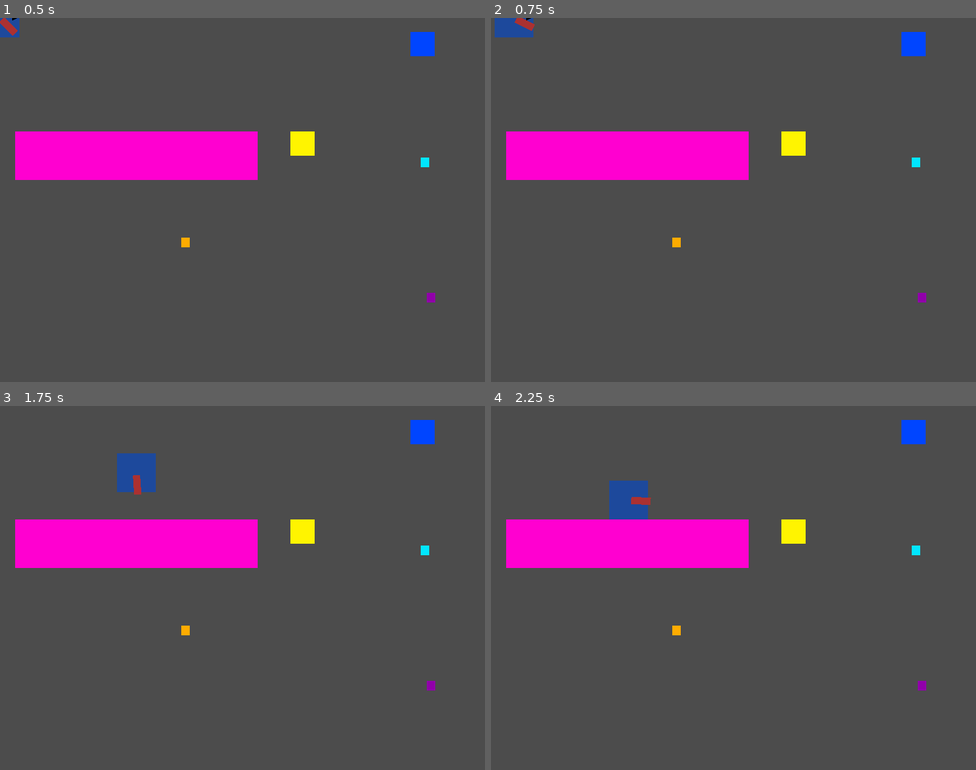
Above: before the commit, frames 1-4 (two rows, left to right).
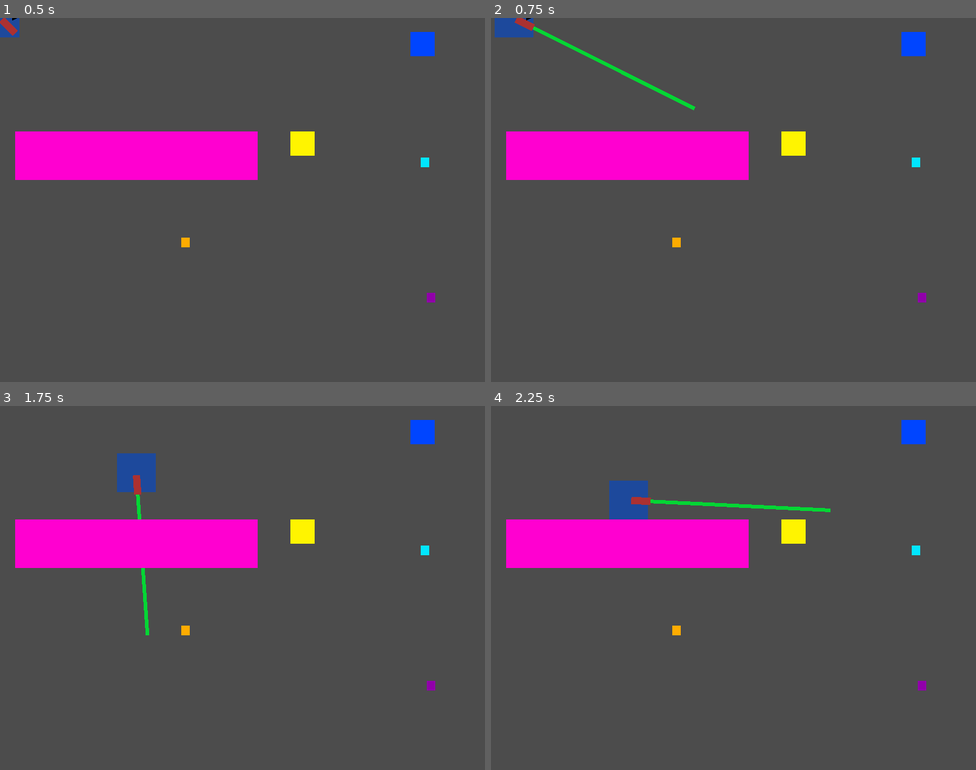
Above: after the commit, the same moments.

Repository: Hackerspace-IFUSP/Crossover_Jam_2021
Game: Godot game, scene res://Scenes/Game.tscn
The game is run twice, just before and just after one commit, with the same random seed, the same clock (stepped at 60 frames per second) and the same inputs.
Inputs (mouse positions are in pixels of both pictures, inside the frame that each line leads up to):
- Up to frame 1 (0.5 s): no input
- Up to frame 2 (0.75 s): tap Enter at 0.5 s; move the mouse to (840, 181) at 0.52 s; hold Right (ui_right) from 0.53 s (still down); click (840, 181) at 0.6 s
- Up to frame 3 (1.75 s): move the mouse to (145, 606) at 1.27 s; release Right (ui_right) at 1.28 s; hold Down (ui_down) from 1.28 s (still down); tap Space (dash) at 1.35 s; click (145, 606) at 1.55 s
- Up to frame 4 (2.25 s): move the mouse to (782, 507) at 2.02 s; release Down (ui_down) at 2.03 s; hold Right (ui_right) from 2.03 s (still down); click (782, 507) at 2.1 s

Frame 1 is identical in both runs. In frame 2, 0.4% of the frame differs, in the area x 8-43%, y 2-26%; in frame 3, 0.2%; in frame 4, 0.4%.

Commit message:
laser_update

Diff:
--- a/Scenes/Game.tscn
+++ b/Scenes/Game.tscn
@@ -9,9 +9,68 @@
 extents = Vector2( 31.8504, 31.8535 )
 
 [sub_resource type="RectangleShape2D" id=2]
+extents = Vector2( 18.8954, 3.25718 )
+
+[sub_resource type="Animation" id=3]
+resource_name = "event"
+length = 0.3
+tracks/0/type = "value"
+tracks/0/path = NodePath("beam:scale")
+tracks/0/interp = 1
+tracks/0/loop_wrap = true
+tracks/0/imported = false
+tracks/0/enabled = true
+tracks/0/keys = {
+"times": PoolRealArray( 0, 0.2 ),
+"transitions": PoolRealArray( 1, 1 ),
+"update": 0,
+"values": [ Vector2( 1, 1 ), Vector2( 10, 1 ) ]
+}
+tracks/1/type = "value"
+tracks/1/path = NodePath("beam:position")
+tracks/1/interp = 1
+tracks/1/loop_wrap = true
+tracks/1/imported = false
+tracks/1/enabled = true
+tracks/1/keys = {
+"times": PoolRealArray( 0, 0.2 ),
+"transitions": PoolRealArray( 1, 1 ),
+"update": 0,
+"values": [ Vector2( 30, 0 ), Vector2( 220, 0 ) ]
+}
+
+[sub_resource type="Animation" id=4]
+resource_name = "event2"
+length = 0.3
+tracks/0/type = "value"
+tracks/0/path = NodePath("beam:position")
+tracks/0/interp = 1
+tracks/0/loop_wrap = true
+tracks/0/imported = false
+tracks/0/enabled = true
+tracks/0/keys = {
+"times": PoolRealArray( 0, 0.3 ),
+"transitions": PoolRealArray( 1, 1 ),
+"update": 0,
+"values": [ Vector2( 220, 0 ), Vector2( 30, 0 ) ]
+}
+tracks/1/type = "value"
+tracks/1/path = NodePath("beam:scale")
+tracks/1/interp = 1
+tracks/1/loop_wrap = true
+tracks/1/imported = false
+tracks/1/enabled = true
+tracks/1/keys = {
+"times": PoolRealArray( 0, 0.3 ),
+"transitions": PoolRealArray( 1, 1 ),
+"update": 0,
+"values": [ Vector2( 10, 1 ), Vector2( 1e-05, 1 ) ]
+}
+
+[sub_resource type="RectangleShape2D" id=5]
 extents = Vector2( 21.1299, 20.8621 )
 
-[sub_resource type="GDScript" id=3]
+[sub_resource type="GDScript" id=6]
 script/source = "extends Area2D
 
 
@@ -77,10 +136,39 @@
 
 [node name="laser" type="Node2D" parent="Player"]
 
+[node name="beam" type="Area2D" parent="Player/laser"]
+position = Vector2( 30, 0 )
+scale = Vector2( 1e-05, 1 )
+collision_layer = 32
+collision_mask = 0
+
+[node name="ColorRect" type="ColorRect" parent="Player/laser/beam"]
+anchor_left = 0.5
+anchor_top = 0.5
+anchor_right = 0.5
+anchor_bottom = 0.5
+margin_left = -20.0
+margin_top = -3.0
+margin_right = 20.0
+margin_bottom = 3.0
+grow_horizontal = 2
+grow_vertical = 2
+color = Color( 0.0196078, 0.843137, 0.207843, 1 )
+__meta__ = {
+"_edit_use_anchors_": false
+}
+
+[node name="CollisionShape2D" type="CollisionShape2D" parent="Player/laser/beam"]
+shape = SubResource( 2 )
+
 [node name="Laser" type="Sprite" parent="Player/laser"]
 position = Vector2( 20, 0 )
 rotation = 1.5708
 texture = ExtResource( 1 )
+
+[node name="anim" type="AnimationPlayer" parent="Player/laser"]
+anims/event = SubResource( 3 )
+anims/event2 = SubResource( 4 )
 
 [node name="dash_timer" type="Timer" parent="Player"]
 one_shot = true
--- a/Scripts/Player.gd
+++ b/Scripts/Player.gd
@@ -20,14 +20,14 @@
 	pass
 
 func _physics_process(delta):
+
 	##Funções do body
 	move(delta)
-
-
 
 	##Aplicar mudanças:
 	if changes == true:
 		upgrades()
+
 
 	#Funções Dash
 	dash()
@@ -36,7 +36,7 @@
 
 	##Funções do laser
 	$laser.look_at(get_global_mouse_position())
-
+	laser()
 
 	##Funções do granadeiro
 
@@ -102,6 +102,13 @@
 		$dash_timer.start()
 
 
+func laser():
+	if Input.is_action_just_pressed("shoot"):
+		$laser/anim.play("event")
+
+	elif Input.is_action_just_released("shoot"):
+		$laser/anim.play("event2")
+
 
 func upgrades():
 	if boat == true:
--- a/project.godot
+++ b/project.godot
@@ -55,6 +55,11 @@
 "events": [ Object(InputEventKey,"resource_local_to_scene":false,"resource_name":"","device":0,"alt":false,"shift":false,"control":false,"meta":false,"command":false,"pressed":false,"scancode":32,"unicode":0,"echo":false,"script":null)
  ]
 }
+shoot={
+"deadzone": 0.5,
+"events": [ Object(InputEventMouseButton,"resource_local_to_scene":false,"resource_name":"","device":0,"alt":false,"shift":false,"control":false,"meta":false,"command":false,"button_mask":0,"position":Vector2( 0, 0 ),"global_position":Vector2( 0, 0 ),"factor":1.0,"button_index":1,"pressed":false,"doubleclick":false,"script":null)
+ ]
+}
 
 [layer_names]
 
@@ -63,6 +68,7 @@
 2d_physics/layer_3="Wall"
 2d_physics/layer_4="Lake"
 2d_physics/layer_5="Patched"
+2d_physics/layer_6="laser"
 
 [physics]
 
Not shown: 9 places in Scenes/Game.tscn that only renumber resources
